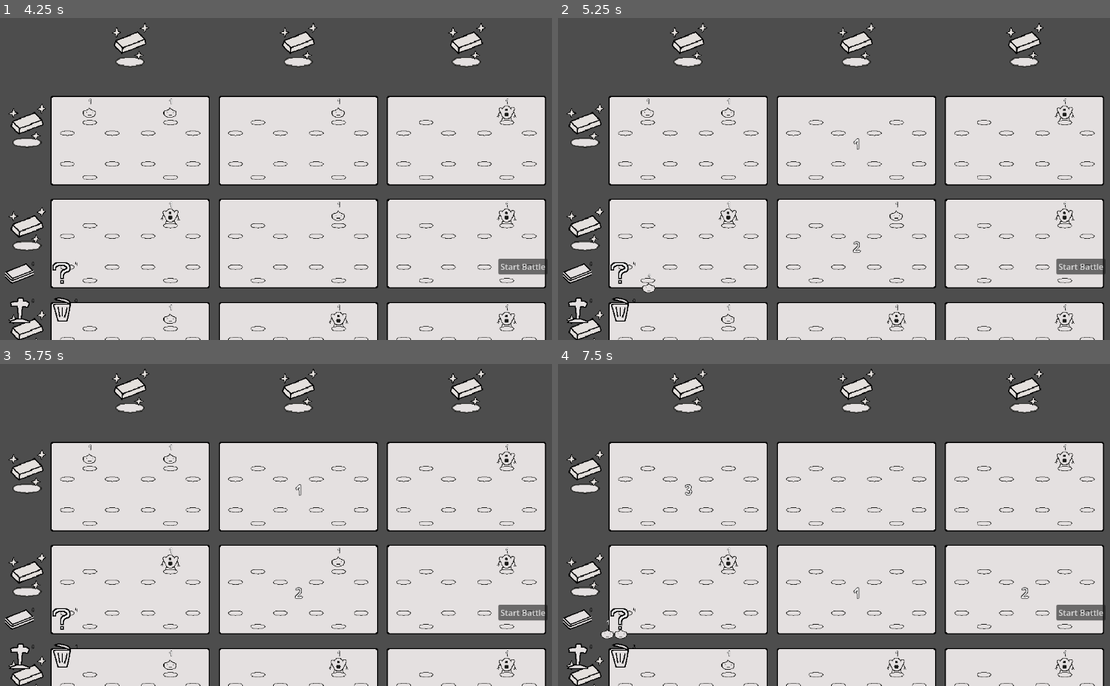
Above: before the commit, frames 1-4 (two rows, left to right).
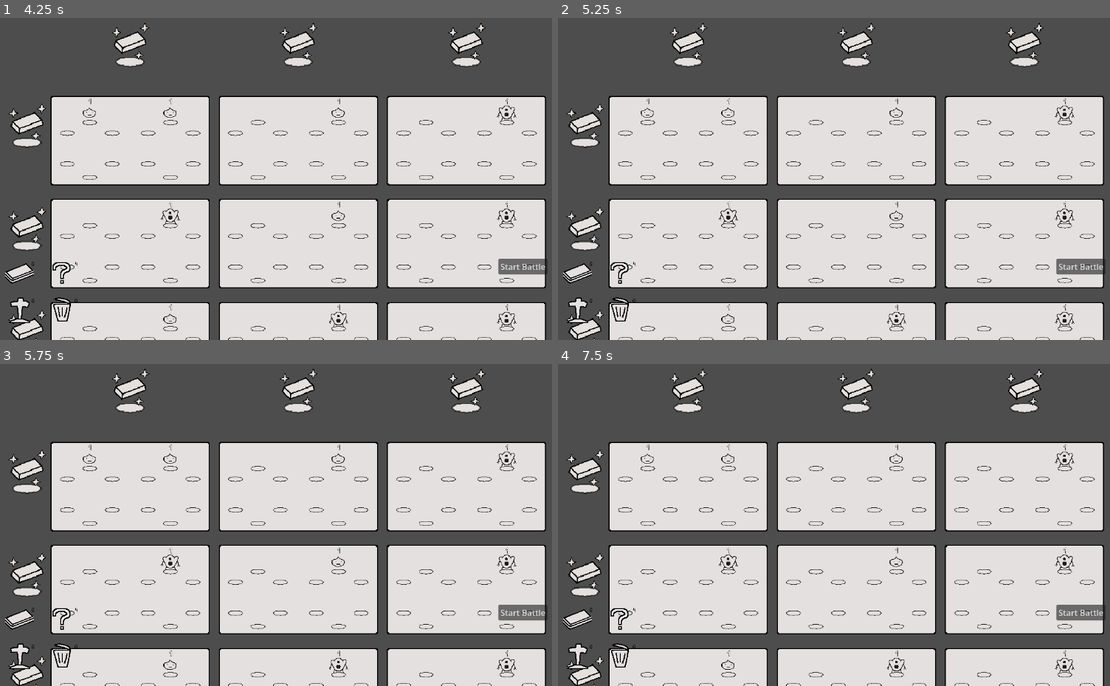
Above: after the commit, the same moments.

Repository: TinglePan/BalanceChess
Game: Godot game, scene res://scenes/main.tscn
The game is run twice, just before and just after one commit, with the same random seed, the same clock (stepped at 60 frames per second) and the same inputs.
Inputs (mouse positions are in pixels of both pictures, inside the frame that each line leads up to):
- Up to frame 1 (4.25 s): click "Start Battle" at 0.5 s; click "Start Battle" at 1.25 s; click "Start Battle" at 2 s; tap Enter at 2.75 s; drag from (121, 291) to (88, 114) at 2.77 s; drag from (160, 191) to (88, 114) at 3.52 s
- Up to frame 2 (5.25 s): tap Space at 4.25 s; move the mouse to (894, 101) at 4.27 s; click (894, 101) at 4.42 s; tap Enter at 5 s; drag from (806, 240) to (668, 124) at 5.02 s
- Up to frame 3 (5.75 s): no input
- Up to frame 4 (7.5 s): tap Space at 5.75, 7.25 s; move the mouse to (1016, 570) at 5.77 s; click (1016, 570) at 5.92 s; tap Enter at 6.5 s; drag from (662, 470) to (751, 438) at 6.52 s; move the mouse to (867, 521) at 7.27 s; click (867, 521) at 7.42 s

Frame 1 is identical in both runs. In frame 2, 0.1% of the frame differs, in the area x 15-63%, y 25-86%; in frame 3, less than 0.1%; in frame 4, 0.4%, in the area x 7-94%, y 25-89%.

Commit message:
Add direction pad. Change how engaging rooms and engaging room order is handled.

Diff:
--- a/scenes/direction_pad.tscn
+++ b/scenes/direction_pad.tscn
@@ -1,6 +1,7 @@
 [gd_scene format=3 uid="uid://bthlyngb6f0g0"]
 
 [ext_resource type="Texture2D" uid="uid://dndp6vxpas3ik" path="res://assets/sprites/up_arrow.png" id="1_feeek"]
+[ext_resource type="Script" uid="uid://8lpaaji6grve" path="res://scripts/direction_pad.gd" id="1_k7xas"]
 
 [sub_resource type="RectangleShape2D" id="RectangleShape2D_feeek"]
 size = Vector2(57, 48)
@@ -9,6 +10,7 @@
 size = Vector2(48, 57)
 
 [node name="DirectionPad" type="Node2D" unique_id=597766373]
+script = ExtResource("1_k7xas")
 
 [node name="Left" type="Node2D" parent="." unique_id=1141961516]
 position = Vector2(-80, 0)
--- a/scripts/board.gd
+++ b/scripts/board.gd
@@ -1,5 +1,14 @@
 extends Node2D
 class_name Board
+
+
+enum InputState {
+	NEUTRAL,
+	ALTERNATE_UP,
+	ALTERNATE_DOWN,
+	ALTERNATE_LEFT,
+	ALTERNATE_RIGHT
+}
 
 
 @export var player_hand: PlayerHand
@@ -12,6 +21,7 @@
 @export var encounter_deck: Deck
 
 var level: int = 0
+var input_state: InputState = InputState.NEUTRAL
 
 
 
@@ -24,6 +34,23 @@
 func _exit_tree() -> void:
 	if GameManager.board == self:
 		GameManager.board = null
+	Input.set_custom_mouse_cursor(null)
+
+
+func set_input_state(next_state: InputState, cursor_texture: Texture2D = null) -> void:
+	input_state = next_state
+	if input_state == InputState.NEUTRAL:
+		Input.set_custom_mouse_cursor(null)
+		return
+
+	if cursor_texture == null:
+		push_warning("Alternate input state set without a cursor texture.")
+		return
+	Input.set_custom_mouse_cursor(cursor_texture)
+
+
+func is_in_alternate_input_state() -> bool:
+	return input_state != InputState.NEUTRAL
 
 
 func game_start() -> void:
@@ -70,6 +97,11 @@
 	deal_player_hand_cards()
 
 
+func turn_end() -> void:
+	# TODO
+	pass
+
+
 func deal_enmey_cards():
 	for room in field.rooms:
 		var target_slot := room.enemy_lane.first_empty_slot()
--- a/scripts/direction_pad.gd
+++ b/scripts/direction_pad.gd
@@ -6,6 +6,10 @@
 @onready var down_area: Area2D = $Down/Area2D
 @onready var left_area: Area2D = $Left/Area2D
 @onready var right_area: Area2D = $Right/Area2D
+@onready var up_sprite: Sprite2D = $Up/Sprite2D
+@onready var down_sprite: Sprite2D = $Down/Sprite2D
+@onready var left_sprite: Sprite2D = $Left/Sprite2D
+@onready var right_sprite: Sprite2D = $Right/Sprite2D
 
 
 func _ready() -> void:
@@ -13,6 +17,7 @@
 	InputManager.register_mouse_button_event_handler(MOUSE_BUTTON_LEFT, down_area, _on_down_mouse_button_event)
 	InputManager.register_mouse_button_event_handler(MOUSE_BUTTON_LEFT, left_area, _on_left_mouse_button_event)
 	InputManager.register_mouse_button_event_handler(MOUSE_BUTTON_LEFT, right_area, _on_right_mouse_button_event)
+	InputManager.register_mouse_button_event_handler(MOUSE_BUTTON_RIGHT, null, _on_cancel_alternate_input_event)
 
 
 func _exit_tree() -> void:
@@ -20,23 +25,41 @@
 	InputManager.deregister_mouse_button_event_handler(MOUSE_BUTTON_LEFT, down_area, _on_down_mouse_button_event)
 	InputManager.deregister_mouse_button_event_handler(MOUSE_BUTTON_LEFT, left_area, _on_left_mouse_button_event)
 	InputManager.deregister_mouse_button_event_handler(MOUSE_BUTTON_LEFT, right_area, _on_right_mouse_button_event)
+	InputManager.deregister_mouse_button_event_handler(MOUSE_BUTTON_RIGHT, null, _on_cancel_alternate_input_event)
 
 
 func _on_up_mouse_button_event(_collider: CollisionObject2D, _event: InputEventMouseButton) -> bool:
-	# Intentionally empty for now.
-	return false
+	if not _event.is_pressed():
+		return false
+	GameManager.board.set_input_state(Board.InputState.ALTERNATE_UP, up_sprite.texture)
+	return true
 
 
 func _on_down_mouse_button_event(_collider: CollisionObject2D, _event: InputEventMouseButton) -> bool:
-	# Intentionally empty for now.
-	return false
+	if not _event.is_pressed():
+		return false
+	GameManager.board.set_input_state(Board.InputState.ALTERNATE_DOWN, down_sprite.texture)
+	return true
 
 
 func _on_left_mouse_button_event(_collider: CollisionObject2D, _event: InputEventMouseButton) -> bool:
-	# Intentionally empty for now.
-	return false
+	if not _event.is_pressed():
+		return false
+	GameManager.board.set_input_state(Board.InputState.ALTERNATE_LEFT, left_sprite.texture)
+	return true
 
 
 func _on_right_mouse_button_event(_collider: CollisionObject2D, _event: InputEventMouseButton) -> bool:
-	# Intentionally empty for now.
-	return false
+	if not _event.is_pressed():
+		return false
+	GameManager.board.set_input_state(Board.InputState.ALTERNATE_RIGHT, right_sprite.texture)
+	return true
+
+
+func _on_cancel_alternate_input_event(_collider: CollisionObject2D, _event: InputEventMouseButton) -> bool:
+	if not _event.is_pressed():
+		return false
+	if GameManager.board == null or not GameManager.board.is_in_alternate_input_state():
+		return false
+	GameManager.board.set_input_state(Board.InputState.NEUTRAL)
+	return true
--- a/scripts/field.gd
+++ b/scripts/field.gd
@@ -194,20 +194,61 @@
 	return rect_shape.size * collision_shape.global_scale.abs()
 
 
+func set_engaging_rooms_from(room: Room) -> void:
+	var ordered_rooms: Array[Room] = []
+	if room == null or row_count <= 0 or column_count <= 0:
+		return
+
+	var start_index := room_index(room)
+	if start_index.x < 0 or start_index.y < 0:
+		return
+
+	match GameManager.board.input_state:
+		Board.InputState.ALTERNATE_LEFT:
+			for column in range(column_count - 1, -1, -1):
+				_add_room_at(column, start_index.y, ordered_rooms)
+		Board.InputState.ALTERNATE_RIGHT:
+			for column in range(column_count):
+				_add_room_at(column, start_index.y, ordered_rooms)
+		Board.InputState.ALTERNATE_UP:
+			for row in range(row_count - 1, -1, -1):
+				_add_room_at(start_index.x, row, ordered_rooms)
+		Board.InputState.ALTERNATE_DOWN:
+			for row in range(row_count):
+				_add_room_at(start_index.x, row, ordered_rooms)
+		Board.InputState.NEUTRAL:
+			push_error("get_ordered_rooms_from called with NEUTRAL input state, which is not valid for ordering rooms.")
+	for r in engaging_rooms:
+		if r != null:
+			r.set_engaging_index(0)
+
+	engaging_rooms.clear()
+	for r in ordered_rooms:
+		if r == null or engaging_rooms.has(r):
+			continue
+		engaging_rooms.append(r)
+		r.set_engaging_index(engaging_rooms.size())
+
+
+func _add_room_at(column: int, row: int, target: Array[Room]) -> void:
+	var linear_index := row * column_count + column
+	if linear_index < 0 or linear_index >= rooms.size():
+		return
+
+	var room := rooms[linear_index] as Room
+	if room != null:
+		target.append(room)
+
+
 func _on_room_clicked(room: Room) -> void:
 	if room == null:
 		return
 
-	var index := engaging_rooms.find(room)
-	if index >= 0:
-		engaging_rooms.remove_at(index)
-		room.set_engaging_index(0)
-		for i in range(index, engaging_rooms.size()):
-			var r := engaging_rooms[i] as Room
-			r.set_engaging_index(i + 1)
-	else:
-		engaging_rooms.append(room)
-		room.set_engaging_index(engaging_rooms.size())
+	var board := GameManager.board
+
+	if board != null and board.field == self and board.is_in_alternate_input_state():
+		set_engaging_rooms_from(room)
+		return
 
 
 # On Start Button Pressed, for testing purposes only. This will resolve the battle in all engaging rooms and print the result to the console.
--- a/scripts/room.gd
+++ b/scripts/room.gd
@@ -52,9 +52,9 @@
 		print("The battle is a draw in ", GameManager.board.field.room_index(self))
 
 
-func _on_room_mouse_button_event(collider: CollisionObject2D, event: InputEventMouseButton) -> bool:
-	# Intentionally empty for now.
-	if event.is_pressed():
-		clicked.emit()
-		return true
-	return false
+func _on_room_mouse_button_event(_collider: CollisionObject2D, event: InputEventMouseButton) -> bool:
+	if not event.is_pressed():
+		return false
+
+	clicked.emit()
+	return true
